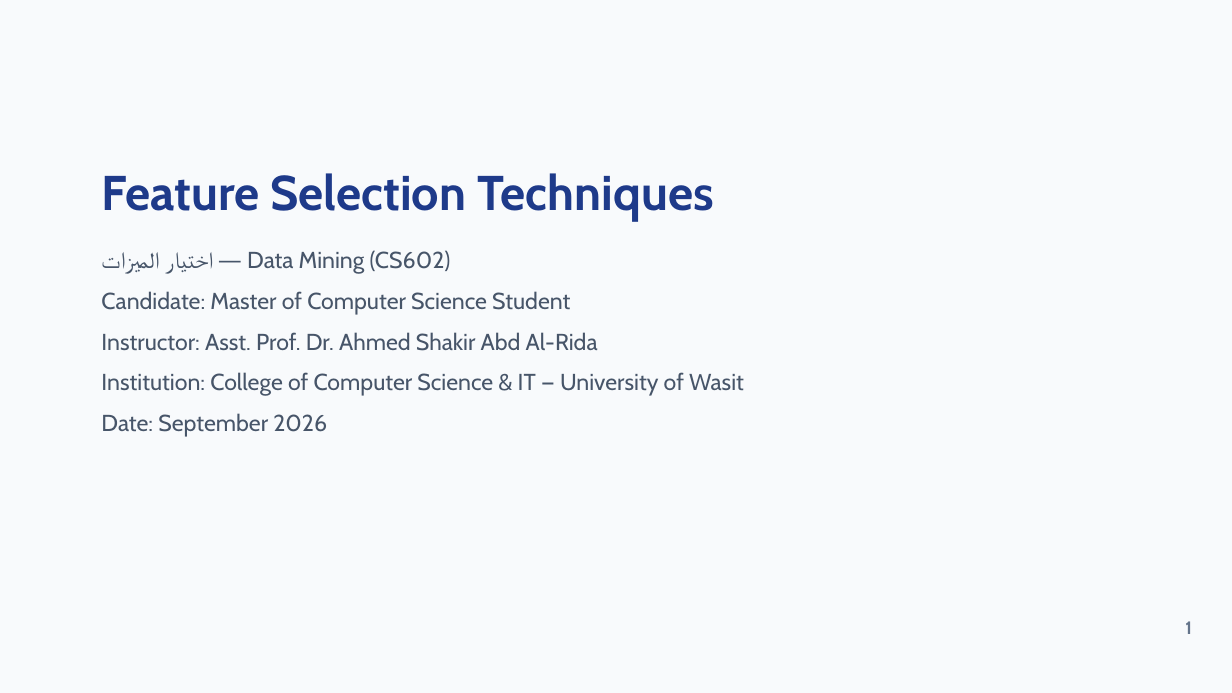
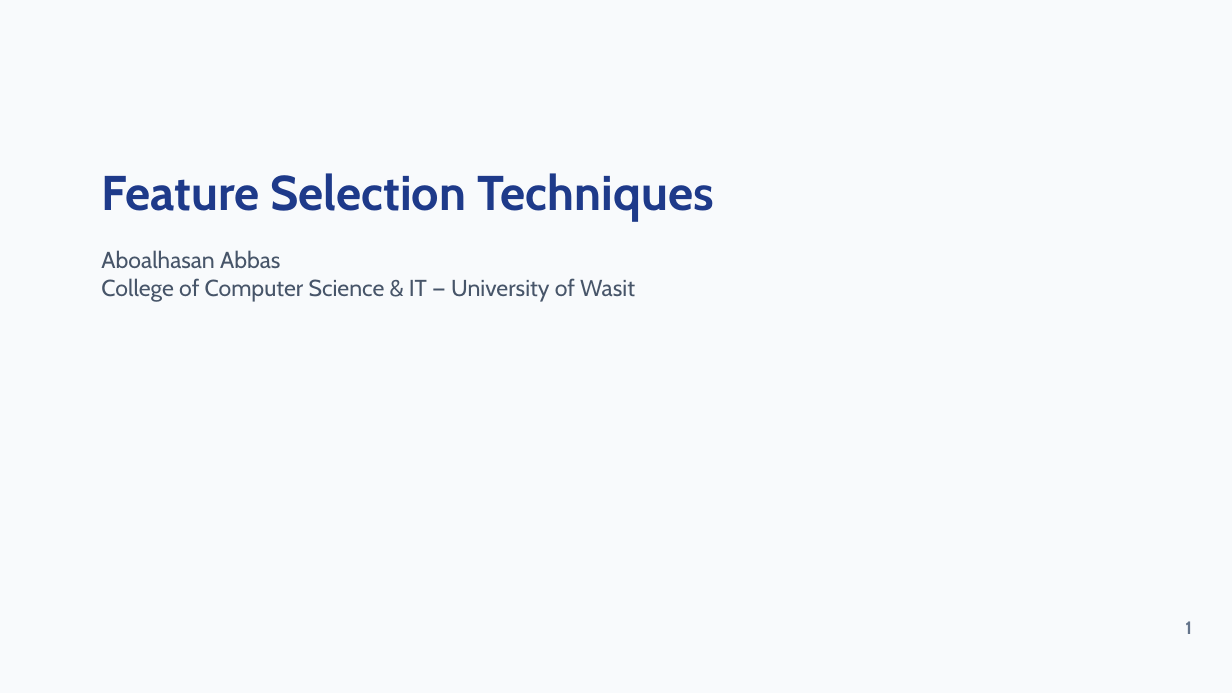
Before and after one commit to AboALhasanx/master-studio, a slide deck: slide 1 of 01_Semester_1/03_Data_Mining/05_Seminars_&_Slides/Feature_Selection_Seminar_v2.pptx. Drawn at 1232x693 pixels with LibreOffice and Linux fonts; fonts in the diff are those of the drawing. Boxes give left, top, right and bottom in pixels: in the first picture for what was removed or moved away, otherwise in the second. Text is boxed around its words. In the diff, an @@ line names an element or a change of style, - is before the commit and + after.

```diff
--- a/01_Semester_1/03_Data_Mining/05_Seminars_&_Slides/Feature_Selection_Seminar_v2.pptx
+++ b/01_Semester_1/03_Data_Mining/05_Seminars_&_Slides/Feature_Selection_Seminar_v2.pptx
@@ text at box(101, 250, 635, 302): text changed @@
-اختيار الميزات — Data Mining (CS602)
-Candidate: Master of Computer Science Student
-Instructor: Asst. Prof. Dr. Ahmed Shakir Abd Al-Rida
-Institution: College of Computer Science & IT — University of Wasit
-Date: September 2026
+Aboalhasan Abbas
+College of Computer Science & IT — University of Wasit
```
Also in this commit, not shown: 2 other slides changed, 6 other files.
